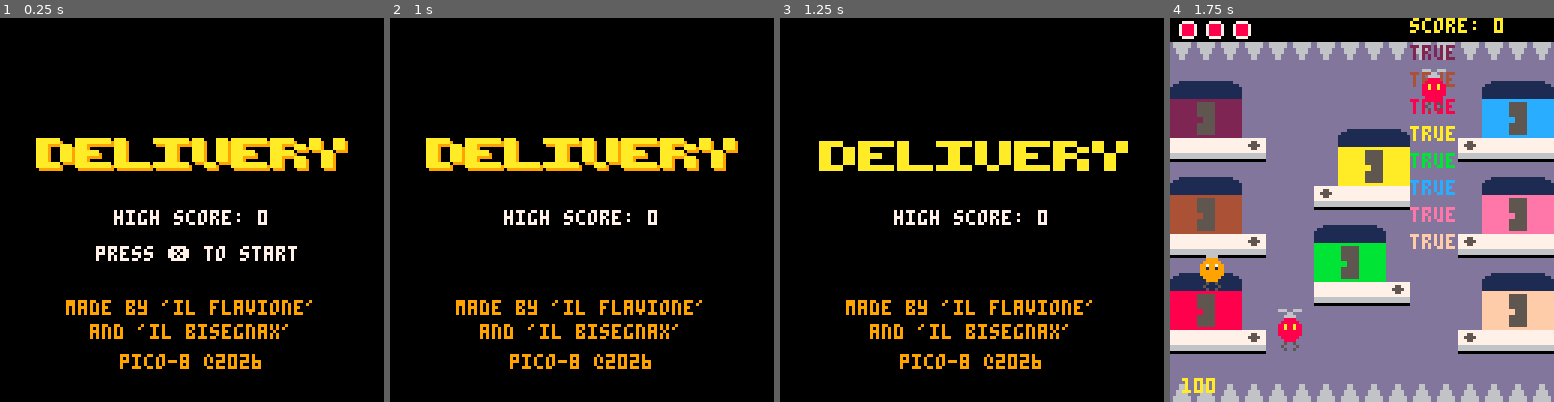
Above: before the commit, frames 1-4 (left to right).
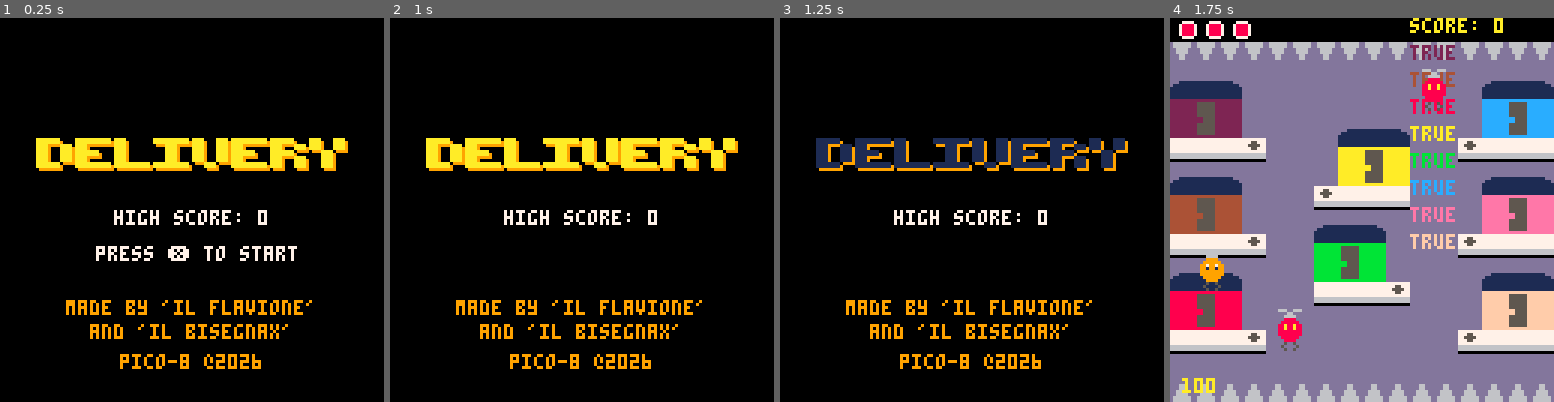
Above: after the commit, the same moments.

Repository: FlavioIero/Delivery
Game: PICO-8 cartridge atari.p8
Two runs of this game, one before a commit and one after it. Both use one fixed random seed, a clock stepped at 60 frames per second and the inputs below.
Inputs:
- Up to frame 1 (0.25 s): no input
- Up to frame 2 (1 s): tap X (X key) at 0.33 s; tap O (Z key) at 0.7 s
- Up to frame 3 (1.25 s): tap X (X key) at 1.07 s
- Up to frame 4 (1.75 s): hold Right from 1.6 s (still down); tap O (Z key) at 1.7 s

Frames 1-2 are identical in both runs. In frame 3, 4.8% of the frame differs, in the area x 9-91%, y 31-40%; in frame 4, nothing differs.

Commit message:
bisegnax game over

Diff:
--- a/atari.p8
+++ b/atari.p8
@@ -5,7 +5,7 @@
 
 -- const
 game_states = {menu=1,menu_to_game=2,game=3,game_over=4}
-title = 2 -- 1 or 2
+title = 1 -- 1 or 2
 
 -- var
 state = game_states.menu
@@ -197,23 +195,36 @@
 
 function draw_game_over()
 	cls()
-	map(34,0,0,0,16,16)
+	--map(34,0,0,0,16,16)
+
+	-- bisegnax
+ local larghezza_testo = 116
+ local x_testo = (128-larghezza_testo) / 2 -- coordinata x: 6
+ local y_testo = 30
+
+ local stringa = "game_over"
+
+ disegna_parola_solida_go(stringa,x_testo+1,y_testo+1,9)
+ disegna_parola_solida_go(stringa,x_testo,y_testo,10)
+	-- end bisegnax
+
 	local s = "score: "..gm.score
 	if gm.bad_ending then
-		print_ctr_w("you're done...",40,8)
-		print_ctr_w(s,50,7)
-		print_ctr_w("your score will not be registered",60,7)
+		print_ctr_w("you're done...",50,8)
+		print_ctr_w(s,60,7)
+		print_ctr_w("your score will",72,7)
+		print_ctr_w("not be registered",80,7)
 	else
-		print_ctr_w("delivery done!",40,7)
+		print_ctr_w("delivery done!",50,7)
 		if gm.record then
 			s = "new high "..s
-			print_ctr_w(s,50,10)
+			print_ctr_w(s,60,10)
 		else
-			print_ctr_w(s,50,7)
+			print_ctr_w(s,60,7)
 		end
 	end
 	if game_over_frm <= show_go_to_menu then
-		print_ctr_w("press ❎ to go to menu",76,7)
+		print_ctr_w("press ❎ to go to menu",100,7)
 	elseif game_over_frm >= show_go_to_menu+not_show_go_to_menu then
 		game_over_frm = 0
 	end
@@ -264,6 +275,18 @@
 	t_frm = 0
 	t_col_dur = 30
 	t_col_dur_on_start = 4
+
+	-- bisegnax game over
+ font_atari_go = {
+  g = {1,1,1, 1,0,0, 1,0,1, 1,0,1, 1,1,1},
+  a = {1,1,1, 1,0,1, 1,1,1, 1,0,1, 1,0,1},
+  m = {1,0,1, 1,1,1, 1,0,1, 1,0,1, 1,0,1},
+  e = {1,1,1, 1,0,0, 1,1,0, 1,0,0, 1,1,1},
+  o = {1,1,1, 1,0,1, 1,0,1, 1,0,1, 1,1,1},
+  v = {1,0,1, 1,0,1, 1,0,1, 1,0,1, 0,1,0},
+  r = {1,1,0, 1,0,1, 1,1,0, 1,0,1, 1,0,1},
+  ["_"] = {0,0,0, 0,0,0, 0,0,0, 0,0,0, 0,0,0}
+	}
 end
 
 function start_music()
@@ -299,6 +322,28 @@
    end
   end
   cx += 13 -- spazio fisso tra le lettere
+ end
+end
+
+function disegna_parola_solida_go(testo,x,y,col)
+ local cx = x
+ for i=1, #testo do
+  local let = sub(testo, i, i)
+  local dati = font_atari_go[let]
+
+  if dati != nil then
+   for r=0,4 do
+    for c=0,2 do
+     local idx = r*3+c+1
+     if dati[idx] == 1 then
+      local px = cx+c*4
+      local py = y+r*2
+      rectfill(px,py,px+3,py+1,col)
+     end
+    end
+   end
+  end
+  cx += 13
  end
 end
 -->8
